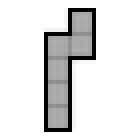
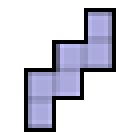
Comparing the layer stacks of the two 140 x 140 images. Changes:
showed "35", painted on it over (x1=24, y1=8, x2=116, y2=132)
hid "5" over (x1=44, y1=8, x2=96, y2=132)
